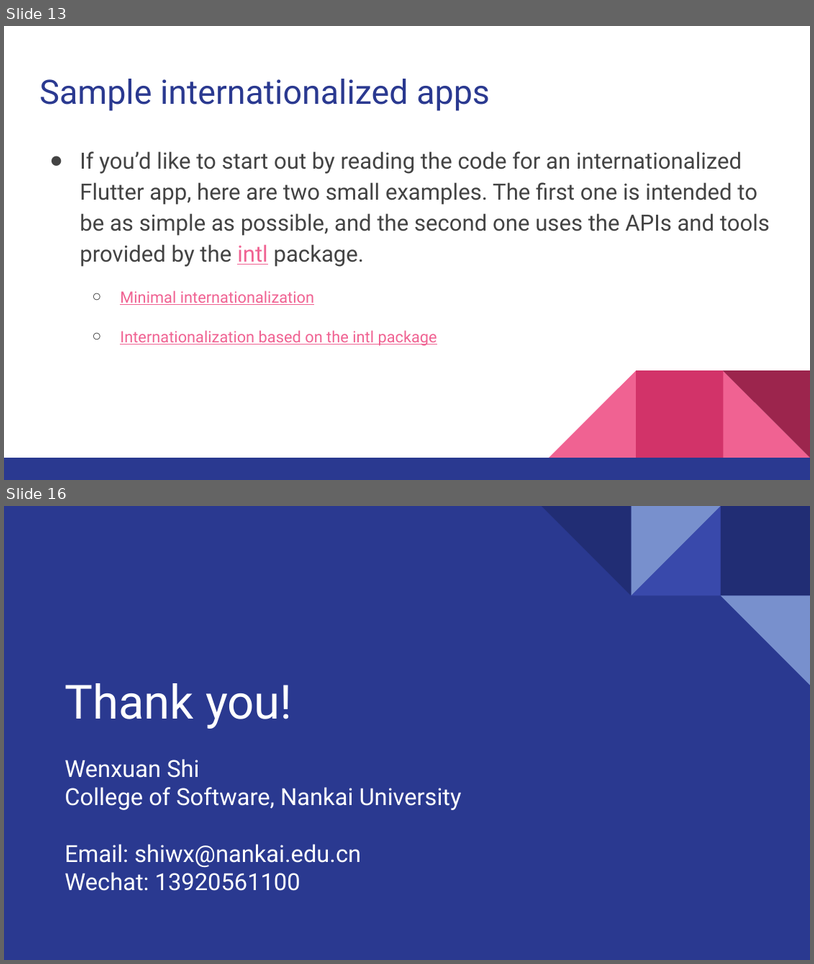
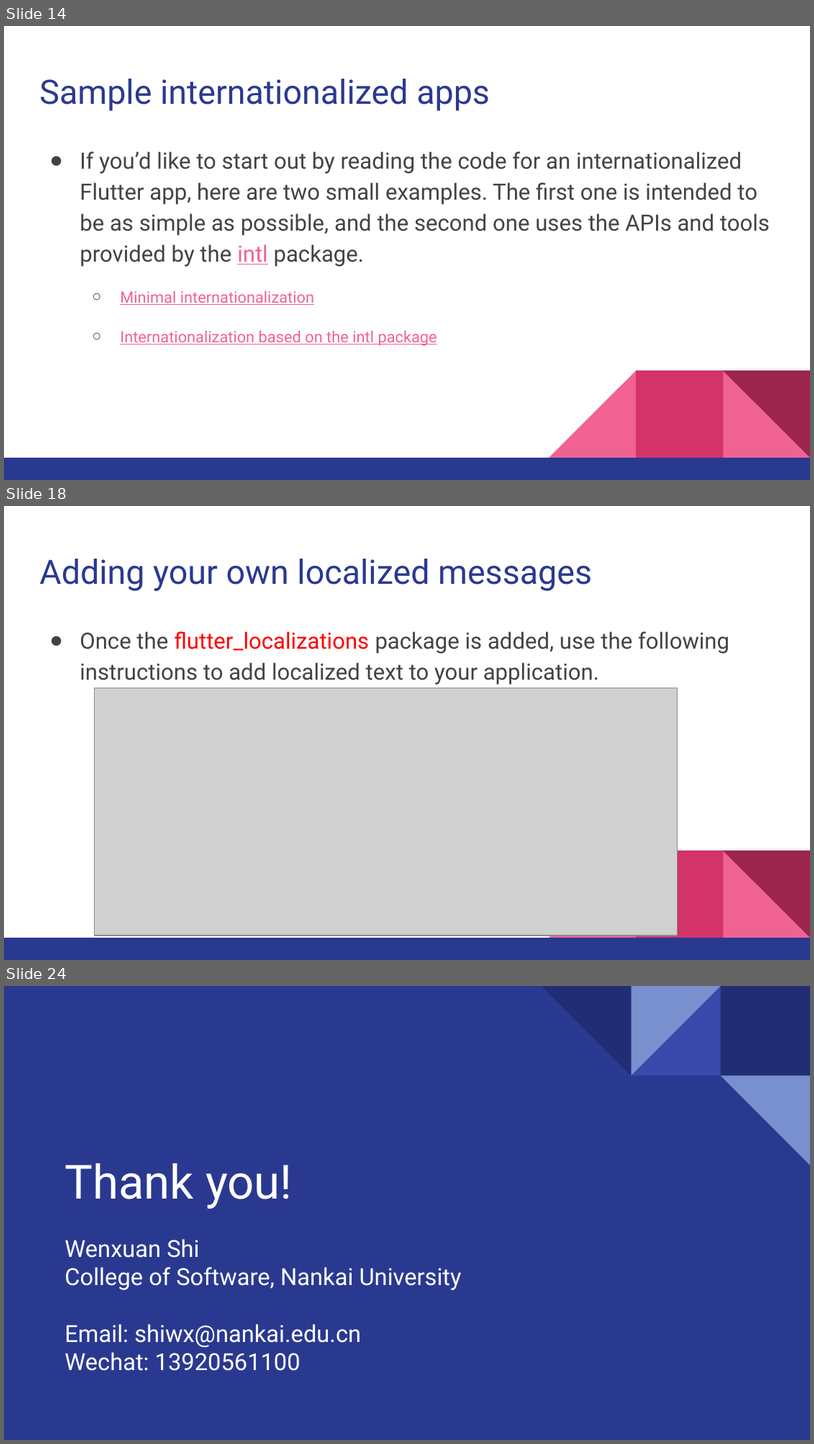
Before and after one commit to walkman617/Flutter2, a slide deck: Lecture/C05 Accessibility_Internationalization.pptx. Shown one above the other, each under a label of ours: slides 13 and 16 before the commit, slides 14, 18 and 24 after it; the slides between them are not shown. The pictures are 814x964 and 814x1444 pixels, drawn with LibreOffice and Linux fonts; fonts in the diff are those of the drawing; grey boxes stand for pictures. Boxes give left, top, right and bottom in pixels: in the first picture for what was removed or moved away, otherwise in the second. Text is boxed around its words. In the diff, an @@ line names an element or a change of style, - is before the commit and + after.

```diff
--- a/Lecture/C05 Accessibility_Internationalization.pptx
+++ b/Lecture/C05 Accessibility_Internationalization.pptx
@@ slide 18 added at [4,506,810,960], background #FFFFFF; not listed: 5 template elements that a slide beside it also shows @@
@@ title added at [39,559,592,591], 30 pt, text #2A3990 @@
+Adding your own localized messages
@@ text added at [80,631,730,685], 20 pt, text #434343 @@
+● Once the flutter_localizations package is added, use the following instructions to add localized text to your application.
@@ picture added at [94,687,677,935] @@
@@ what was slide 13 is now slide 14 @@
@@ what was slide 16 is now slide 24 @@
```
Also in this commit, not shown: 1 slide changed, 8 other slides added, 1 slide removed, 3 other files.
